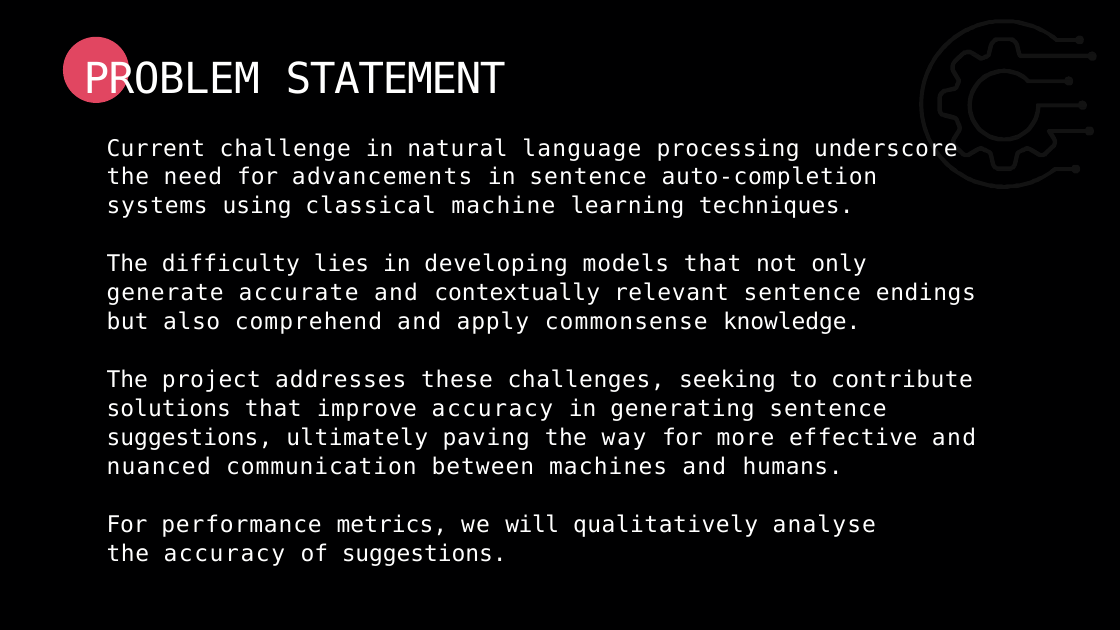
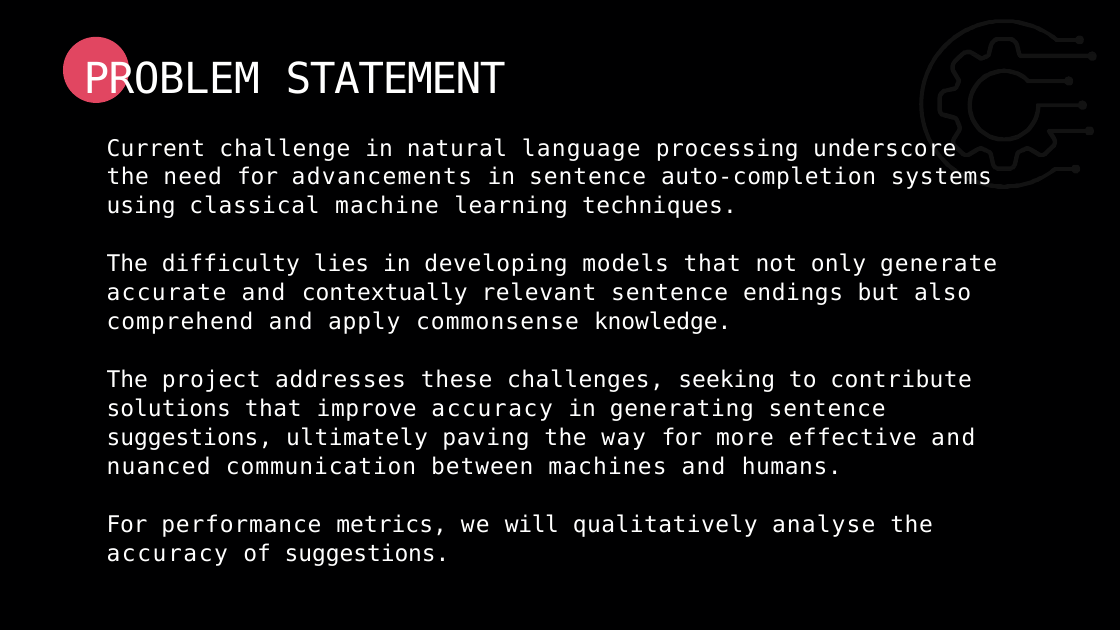
Before and after one commit to AdityaGhosh1008/Auto_complete_using_multi_N_grams, a slide deck: slide 2 of ML_Project_23.pptx. Drawn at 1120x630 pixels with LibreOffice and Linux fonts; fonts in the diff are those of the drawing; background and template pictures are left out. Boxes give left, top, right and bottom in pixels: in the first picture for what was removed or moved away, otherwise in the second. Text is boxed around its words. In the diff, an @@ line names an element or a change of style, - is before the commit and + after.

```diff
--- a/ML_Project_23.pptx
+++ b/ML_Project_23.pptx
@@ title "PROBLEM STATEMENT" at <box>84,59,506,103</box>: letter spacing -0.8 to -0.9 pt in "PROBLEM" @@
@@ freeform shape at <box>919,20,1096,189</box>: outline redrawn @@
@@ text "Current challenge in natural language ..." at <box>107,138,997,566</box>: letter spacing 0.5 to 0.4 pt in "Current"; letter spacing 1.6 to 1.5 pt in "language"; letter spacing 0.8 to 0.7 pt in "the auto-completion", "endings", "that", "the"; letter spacing -0.2 to -0.3 pt in "for", "of"; letter spacing 1.8 to 1.7 pt in "advancements", "accurate", "we"; letter spacing 0.6 to 0.5 pt in "but", "ultimately"; letter spacing 1.9 to 1.8 pt in "and", "and"; letter spacing 0.7 to 0.6 pt in "challenges, effective"; line spacing 1.06 to 1.05 @@
```
Also in this commit, not shown: 7 other slides changed, 1 other file.
